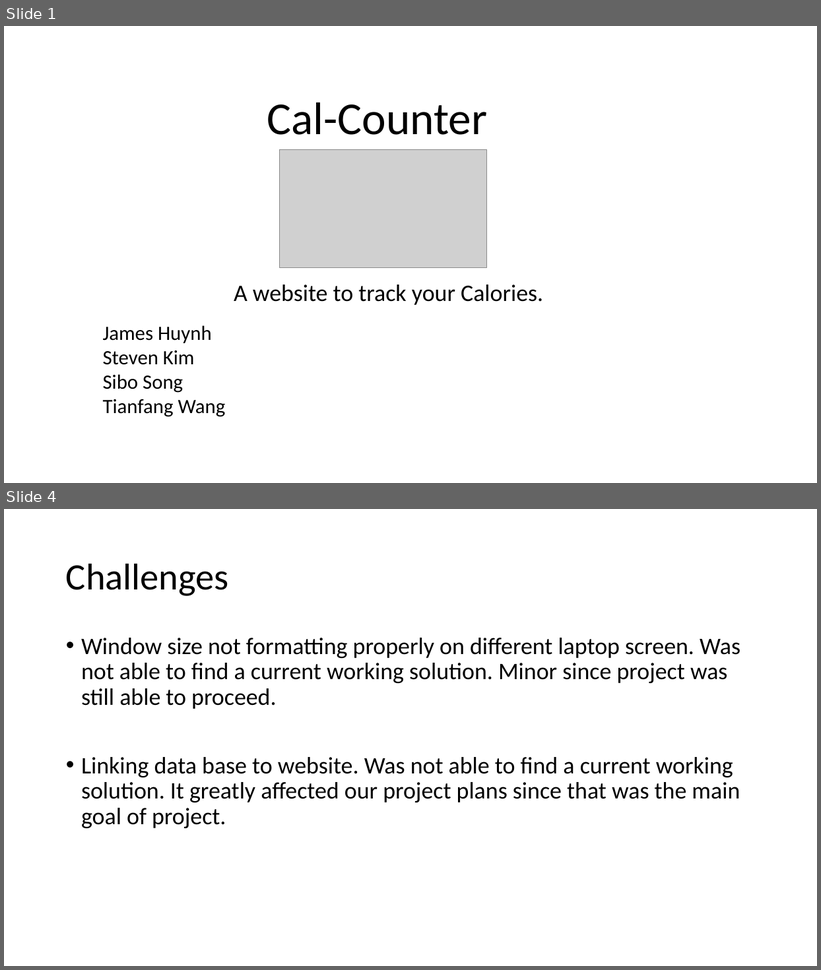
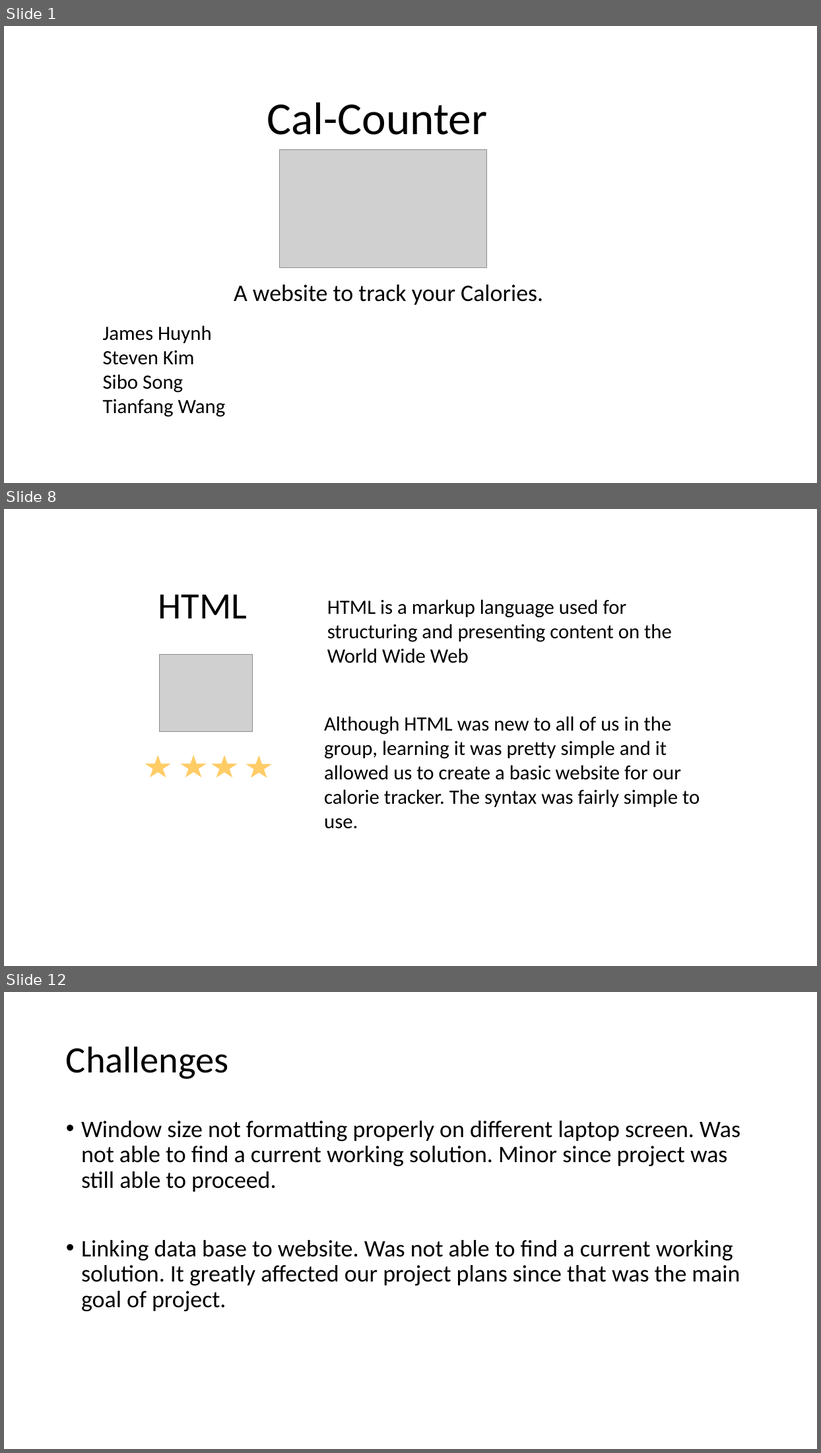
Before and after one commit to stki9539/Calorie-Website, a slide deck: ppt2.pptx. Shown one above the other, each under a label of ours: slides 1 and 4 before the commit, slides 1, 8 and 12 after it; the slides between them are not shown. The pictures are 821x970 and 821x1453 pixels, drawn with LibreOffice and Linux fonts; fonts in the diff are those of the drawing; grey boxes stand for pictures; background and template pictures are left out. Boxes give left, top, right and bottom in pixels: in the first picture for what was removed or moved away, otherwise in the second. Text is boxed around its words. In the diff, an @@ line names an element or a change of style, - is before the commit and + after.

```diff
--- a/ppt2.pptx
+++ b/ppt2.pptx
@@ slide 8 added at (4,509,817,966), background picture (left out) @@
@@ text added at (158,594,247,619), 44 pt, text #000000 @@
+HTML
@@ text added at (327,599,672,663), 24 pt, text #000000 @@
+HTML is a markup language used for structuring and presenting content on the World Wide Web
@@ picture added at (160,654,253,731) @@
@@ text added at (324,716,700,829), 24 pt, text #000000 @@
+Although HTML was new to all of us in the group, learning it was pretty simple and it allowed us to create a basic website for our calorie tracker. The syntax was fairly simple to use.
@@ star added at (143,753,174,779), fill #FFCC66, outline #FFFFFF 1.5 pt @@
@@ star added at (178,753,209,779), fill #FFCC66, outline #FFFFFF 1.5 pt @@
@@ star added at (209,753,240,779), fill #FFCC66, outline #FFFFFF 1.5 pt @@
@@ star added at (244,754,275,780), fill #FFCC66, outline #FFFFFF 1.5 pt @@
@@ what was slide 4 is now slide 12 @@
```
Also in this commit, not shown: 2 slides changed, 8 other slides added.
